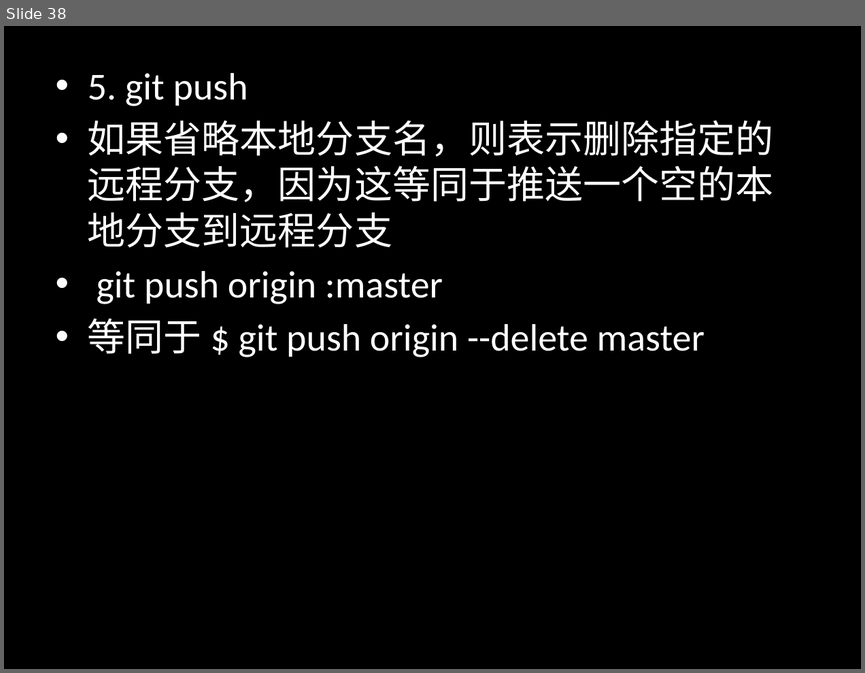
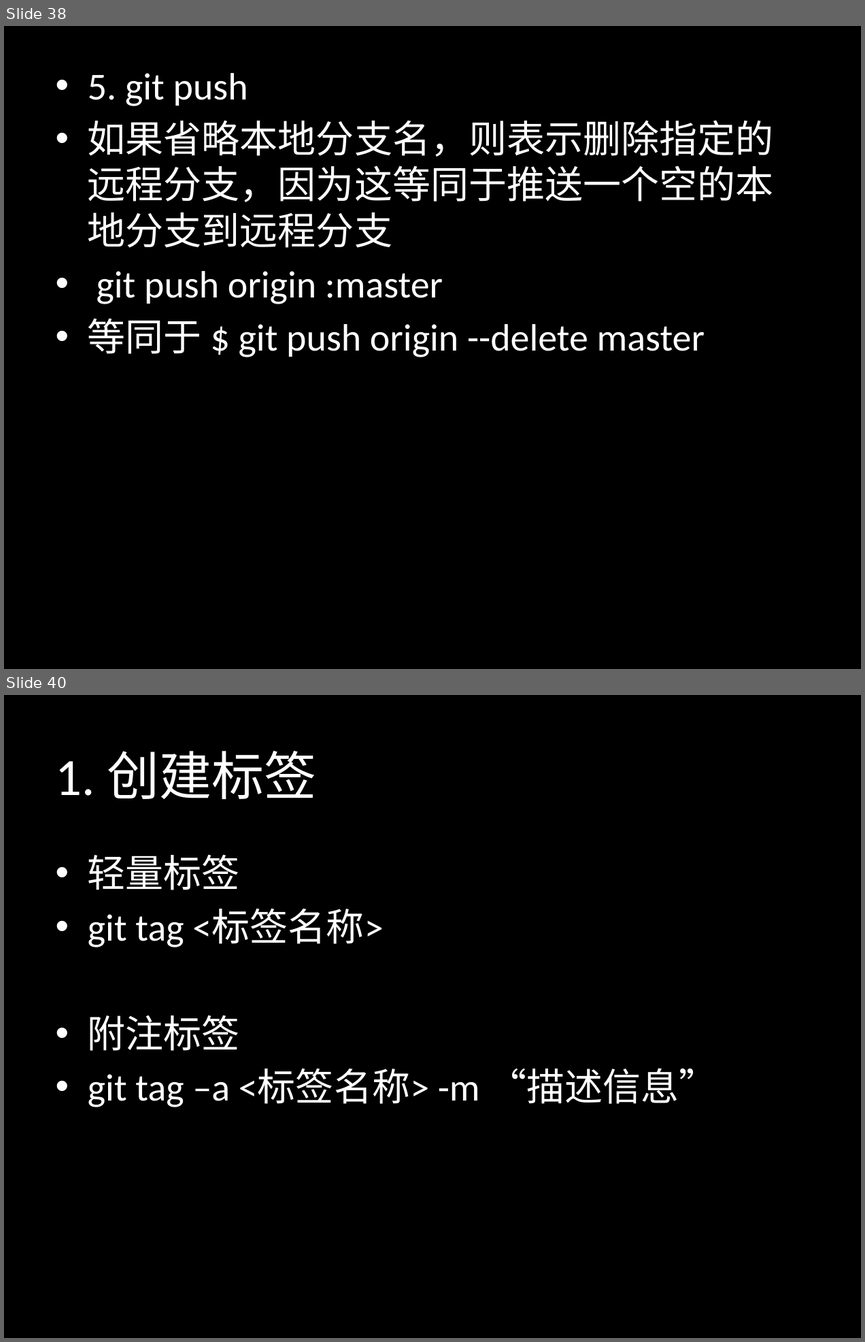
Before and after one commit to sontekliu/git-book, a slide deck: Git.pptx. Shown one above the other, each under a label of ours: slide 38 before the commit, slides 38 and 40 after it; the slides between them are not shown. The pictures are 865x673 and 865x1342 pixels, drawn with LibreOffice and Linux fonts; fonts in the diff are those of the drawing. Boxes give left, top, right and bottom in pixels: in the first picture for what was removed or moved away, otherwise in the second. Text is boxed around its words. In the diff, an @@ line names an element or a change of style, - is before the commit and + after.

```diff
--- a/Git.pptx
+++ b/Git.pptx
@@ slide 40 added at [4, 695, 861, 1338], background #000000 @@
@@ title added at [56, 751, 317, 799], 44 pt, text #FFFFFF @@
+1. 创建标签
@@ text added at [88, 854, 717, 1107], 32 pt, text #FFFFFF @@
+• 轻量标签
+• git tag <标签名称>
+• 附注标签
+• git tag –a <标签名称> -m “描述信息”
```
Also in this commit, not shown: 5 slides changed, 4 other slides added, 1 slide removed.
